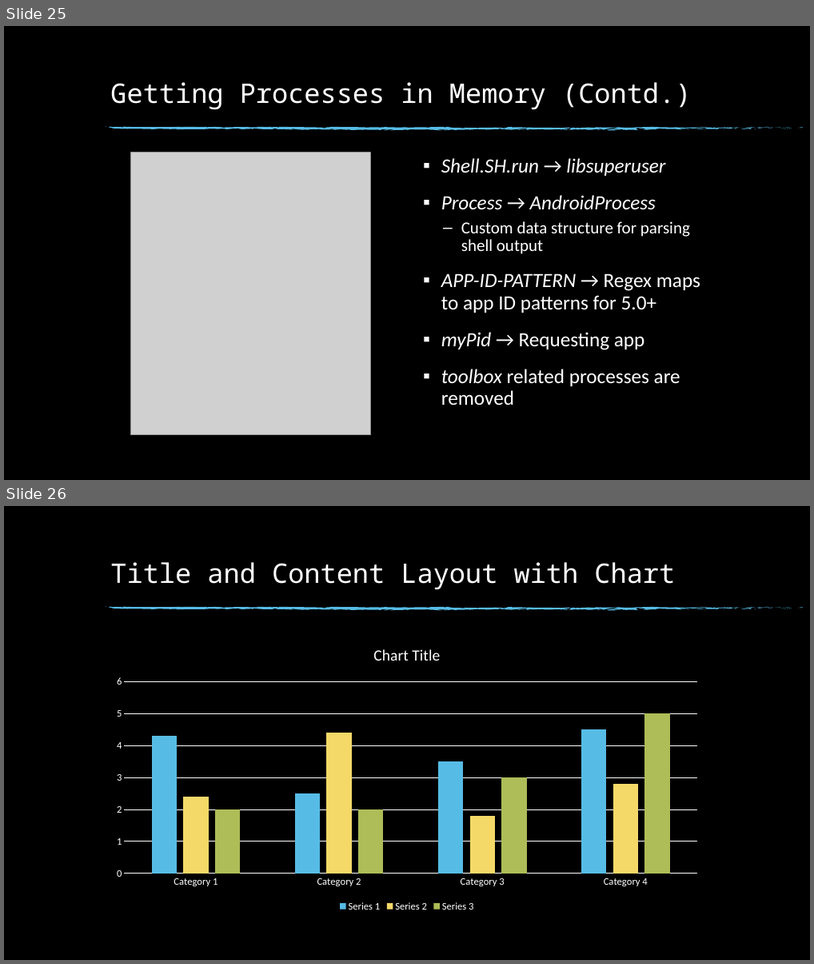
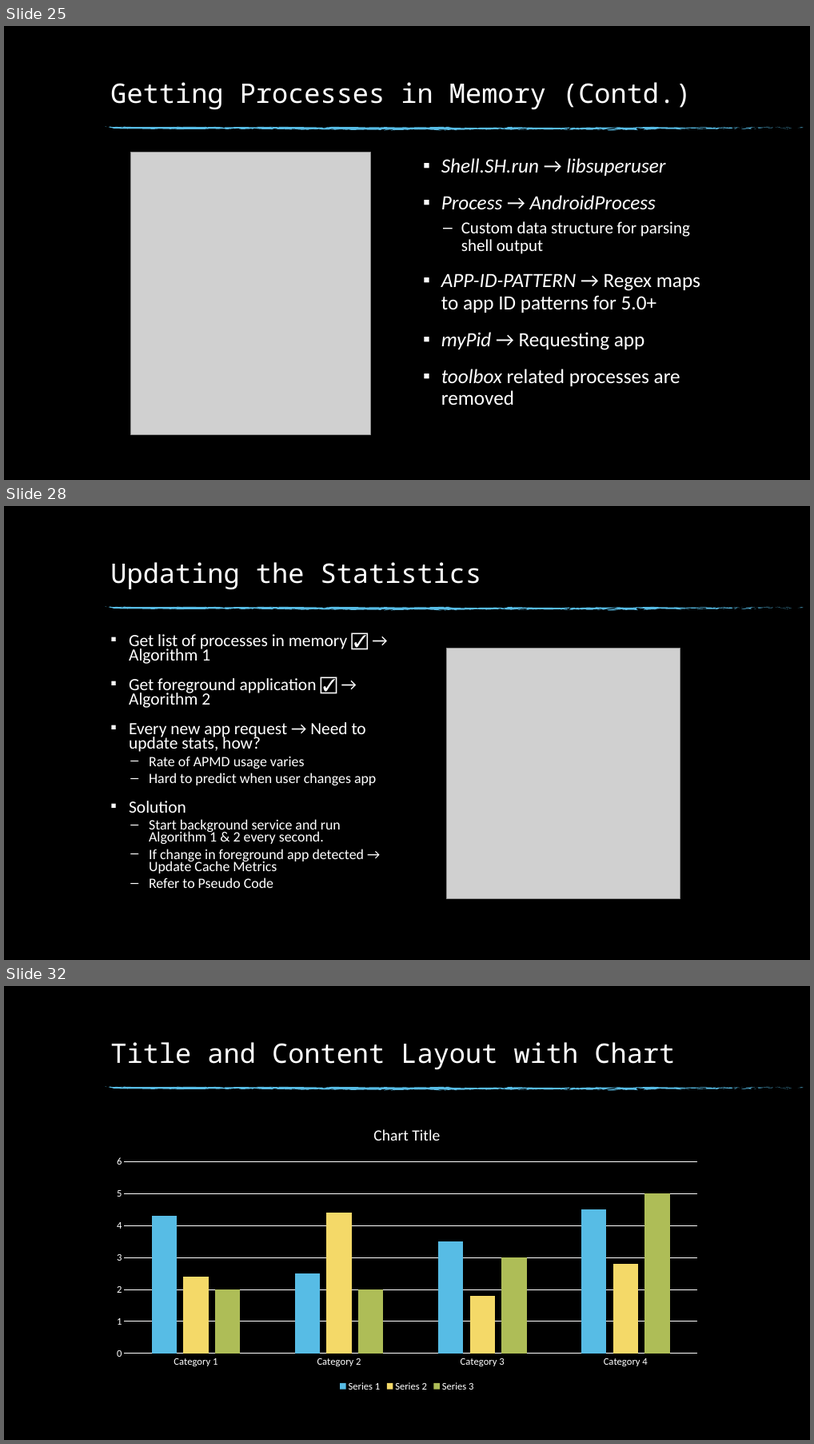
Before and after one commit to Buzz-Lightyear/ThesisDocuments, a slide deck: Thesis Presentation.pptx. Shown one above the other, each under a label of ours: slides 25 and 26 before the commit, slides 25, 28 and 32 after it; the slides between them are not shown. The pictures are 814x964 and 814x1444 pixels, drawn with LibreOffice and Linux fonts; fonts in the diff are those of the drawing; grey boxes stand for pictures; background and template pictures are left out. Boxes give left, top, right and bottom in pixels: in the first picture for what was removed or moved away, otherwise in the second. Text is boxed around its words. In the diff, an @@ line names an element or a change of style, - is before the commit and + after.

```diff
--- a/Thesis Presentation.pptx
+++ b/Thesis Presentation.pptx
@@ slide 28 added at (4,506,810,960), background picture (left out); not listed: 74 template elements that a slide beside it also shows @@
@@ title added at (110,562,482,590), 32 pt, text #FFFFFF @@
+Updating the Statistics
@@ text added at (129,634,376,888), 17 pt, text #FFFFFF @@
+▪ Get list of processes in memory ☑ → Algorithm 1
+▪ Get foreground application ☑ → Algorithm 2
+▪ Every new app request → Need to update stats, how?
+  – Rate of APMD usage varies
+  – Hard to predict when user changes app
+▪ Solution
+  – Start background service and run Algorithm 1 & 2 every second.
+  – If change in foreground app detected → Update Cache Metrics
+  – Refer to Pseudo Code
@@ picture added at (447,648,680,899) @@
@@ what was slide 26 is now slide 32 @@
```
Also in this commit, not shown: 1 slide changed, 5 other slides added, 3 other files.
